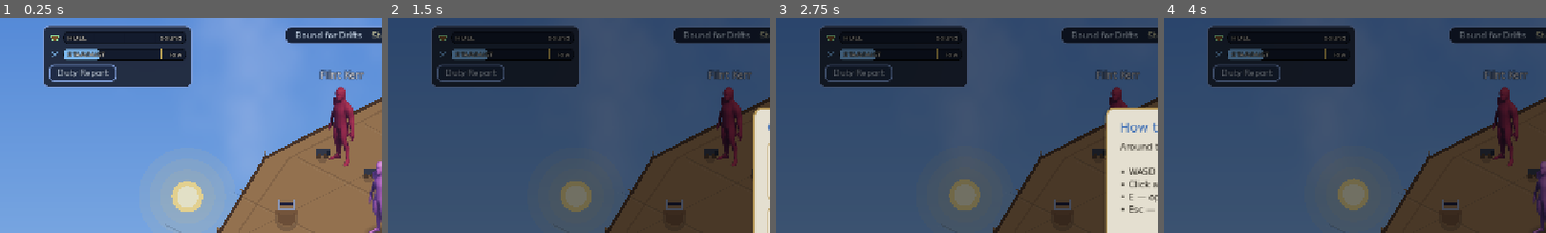
Above: before the commit, frames 1-4 (left to right).
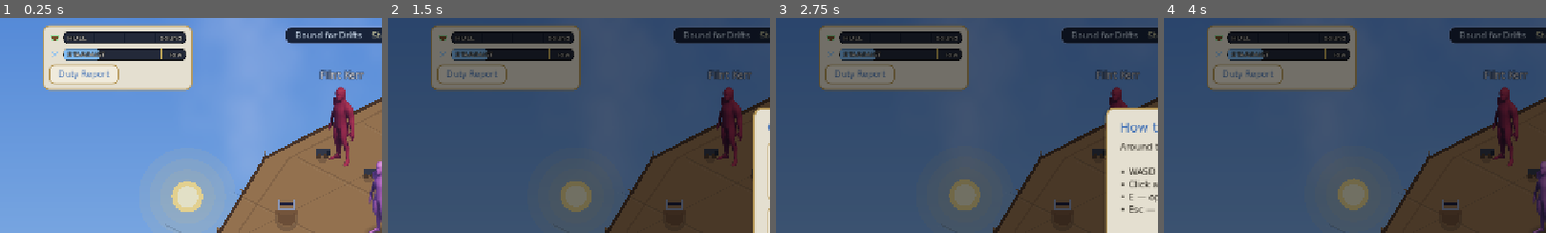
Above: after the commit, the same moments.

Repository: TairoyZone/shivaliva-shanty
Game: Godot game, scene res://levels/ship_deck/ship_deck.tscn
The game is run twice, just before and just after one commit, with the same random seed, the same clock (stepped at 60 frames per second) and the same inputs. This scene is started directly instead of the project's main scene.
Inputs (mouse positions are % of the whole screen's width and height, from its top left):
- Up to frame 1 (0.25 s): no input
- Up to frame 2 (1.5 s): click "0" at 0.5 s; click (97, 39) at 1.27 s
- Up to frame 3 (2.75 s): click (97, 46) at 2.02 s
- Up to frame 4 (4 s): click (97, 54) at 2.77 s; click (97, 61) at 3.52 s
The pictures show only the part of the screen within x 0-50%, y 0-50%; the shares and areas given below are measured in that part.

The runs differ from the first frame. In frame 1, 8.4% of the frame differs, in the area x 11-51%, y 3-35%; in frame 2, 8.1%; in frame 3, 8.1%; in frame 4, 8.1%.

Commit message:
feat(ui): light the ship-deck vitals card + buttons (cockpit style)
Troy wants the deck to match the light HUD. The vitals card carries condition
GAUGES (and the deck has a drawn voyage-map chart) that need a dark backing to read,
so this uses the cockpit pattern: the card FRAME + the Duty Report / Crew Duty /
set-sail buttons go light (route through UiStyle), while the gauges + the map chart
stay dark "displays" inside. The gauge labels draw inside the dark bars, so nothing
goes light-on-light. Rendered + verified.

Co-Authored-By: Claude Opus 4.8 (1M context) <noreply@anthropic.com>

Diff:
--- a/levels/ship_deck/ship_deck.gd
+++ b/levels/ship_deck/ship_deck.gd
@@ -633,8 +633,9 @@
 	vitals_card.grow_horizontal = Control.GROW_DIRECTION_END
 	vitals_card.grow_vertical = Control.GROW_DIRECTION_END
 	var vcs : StyleBoxFlat = StyleBoxFlat.new()
-	vcs.bg_color = Palette.PANEL_TROUGH.lightened(0.05)
-	vcs.border_color = Palette.SKY_FRAME
+	# Light card FRAME (matches the HUD theme); the gauges inside stay dark "displays" (Troy 2026-06-17).
+	vcs.bg_color = Palette.PANEL_BG
+	vcs.border_color = Palette.BORDER
 	vcs.set_border_width_all(2)
 	vcs.set_corner_radius_all(10)
 	vcs.set_content_margin_all(10)
@@ -671,27 +672,7 @@
 	report_btn.focus_mode = Control.FOCUS_NONE
 	report_btn.size_flags_horizontal = Control.SIZE_SHRINK_BEGIN
 	report_btn.add_theme_font_size_override("font_size", 14)
-	report_btn.add_theme_color_override("font_color", Color(0.86, 0.92, 1.0, 1.0))   # cool sky-blue text
-	report_btn.add_theme_color_override("font_outline_color", Color(0, 0, 0, 0.85))
-	report_btn.add_theme_constant_override("outline_size", 3)
-	# COOL 3-state styling to match the deck's sky-at-altitude HUD (was a bare default-grey button under the
-	# navy meter bars). The deck is deliberately cool, not brass — see the cool-deck decision.
-	for state in ["normal", "hover", "pressed"]:
-		var rs : StyleBoxFlat = StyleBoxFlat.new()
-		var rbg : Color = Color(0.12, 0.17, 0.27, 0.94)   # a touch lighter than the trough so it reads as a button
-		if state == "hover":
-			rbg = rbg.lightened(0.10)
-		elif state == "pressed":
-			rbg = rbg.darkened(0.12)
-		rs.bg_color = rbg
-		rs.border_color = Palette.SKY_FRAME
-		rs.set_border_width_all(2)
-		rs.set_corner_radius_all(8)
-		rs.content_margin_left = 14
-		rs.content_margin_right = 14
-		rs.content_margin_top = 6
-		rs.content_margin_bottom = 6
-		report_btn.add_theme_stylebox_override(state, rs)
+	UiStyle.style_button(report_btn, Palette.ACCENT)   # follows the HUD theme (was the cool-deck navy button)
 	report_btn.pressed.connect(_open_duty_report)
 	vitals.add_child(report_btn)
 	_report_btn = report_btn
@@ -782,25 +763,7 @@
 	b.focus_mode = Control.FOCUS_NONE
 	b.size_flags_horizontal = Control.SIZE_SHRINK_BEGIN
 	b.add_theme_font_size_override("font_size", 14)
-	b.add_theme_color_override("font_color", Color(0.86, 0.92, 1.0, 1.0))
-	b.add_theme_color_override("font_outline_color", Color(0, 0, 0, 0.85))
-	b.add_theme_constant_override("outline_size", 3)
-	for state in ["normal", "hover", "pressed"]:
-		var rs : StyleBoxFlat = StyleBoxFlat.new()
-		var rbg : Color = Color(0.12, 0.17, 0.27, 0.94)
-		if state == "hover":
-			rbg = rbg.lightened(0.10)
-		elif state == "pressed":
-			rbg = rbg.darkened(0.12)
-		rs.bg_color = rbg
-		rs.border_color = Palette.SKY_FRAME
-		rs.set_border_width_all(2)
-		rs.set_corner_radius_all(8)
-		rs.content_margin_left = 14
-		rs.content_margin_right = 14
-		rs.content_margin_top = 6
-		rs.content_margin_bottom = 6
-		b.add_theme_stylebox_override(state, rs)
+	UiStyle.style_button(b, Palette.ACCENT)   # follows the HUD theme (was the cool-deck navy button)
 	return b
 
 
